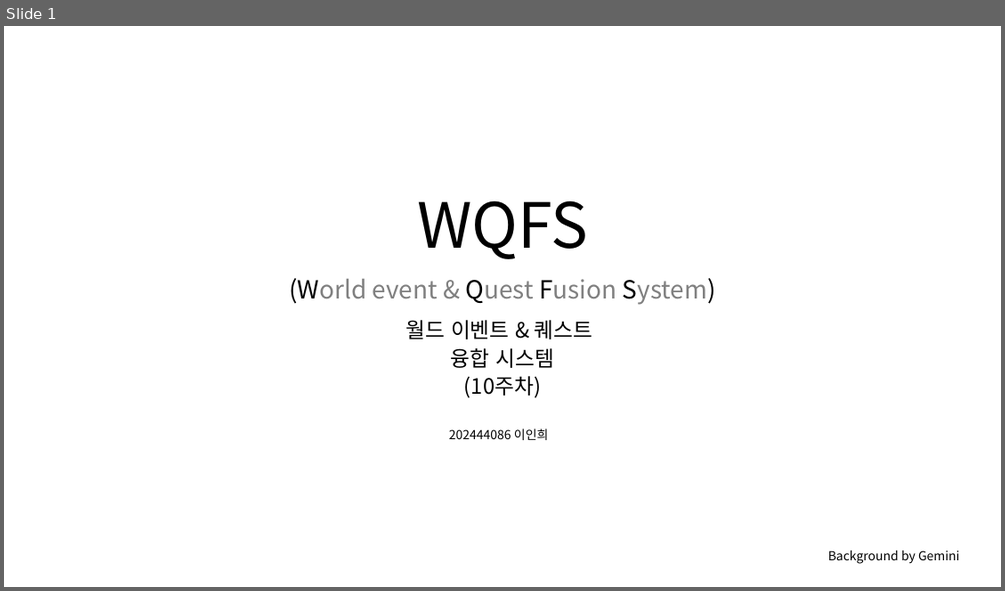
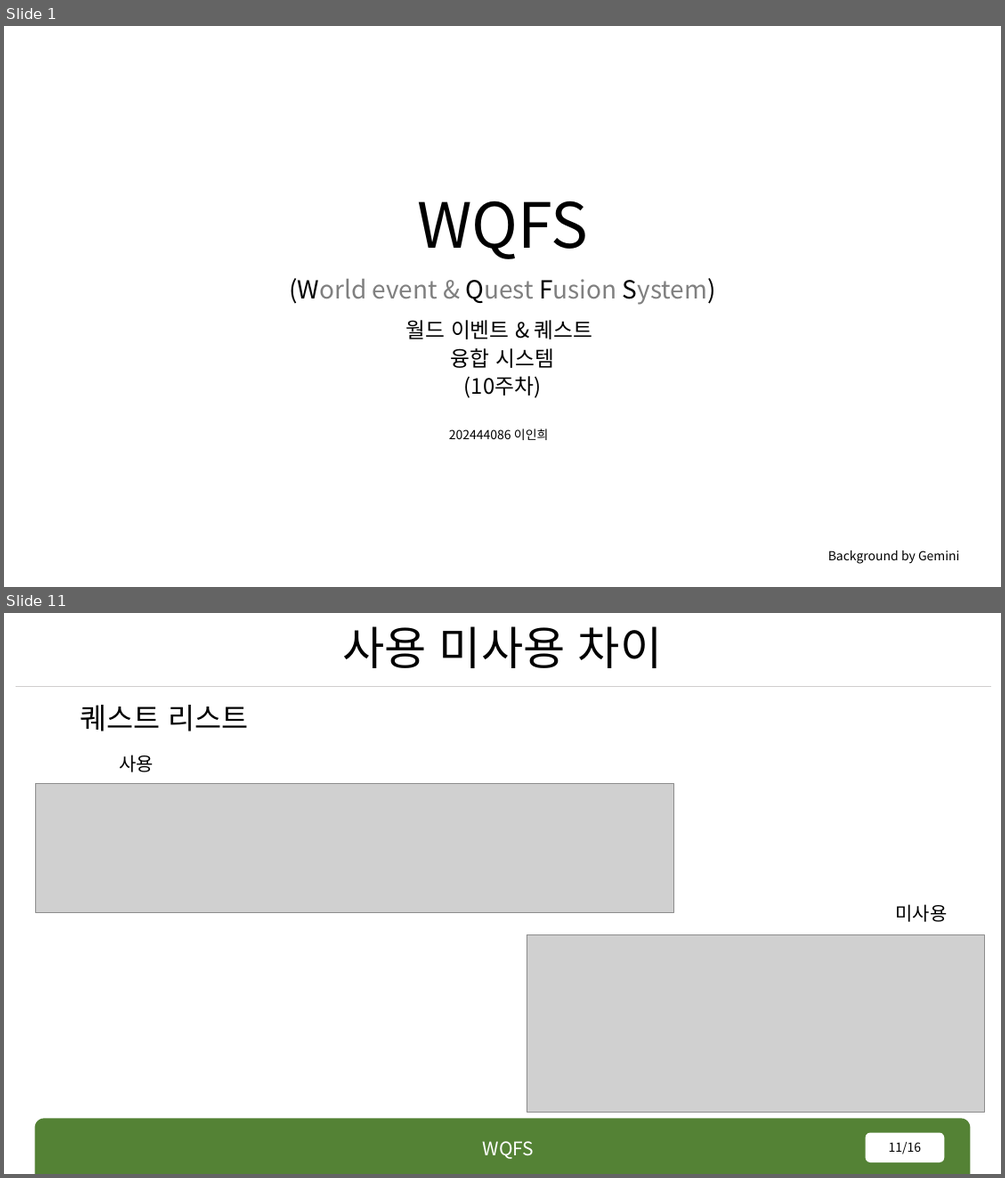
Before and after one commit to rennOobayashi/WQFS, a slide deck: WQFS.pptx. Shown one above the other, each under a label of ours: slide 1 before the commit, slides 1 and 11 after it; the slides between them are not shown. The pictures are 1005x591 and 1005x1178 pixels, drawn with LibreOffice and Linux fonts; fonts in the diff are those of the drawing; grey boxes stand for pictures; background and template pictures are left out. Boxes give left, top, right and bottom in pixels: in the first picture for what was removed or moved away, otherwise in the second. Text is boxed around its words. In the diff, an @@ line names an element or a change of style, - is before the commit and + after.

```diff
--- a/WQFS.pptx
+++ b/WQFS.pptx
@@ slide 11 added at (x1=4, y1=613, x2=1001, y2=1174), background #FFFFFF @@
@@ title added at (x1=342, y1=626, x2=662, y2=668), 44 pt, text #000000 @@
+사용 미사용 차이
@@ line added from (16, 686) to (992, 686), #D0CECE 0.5 pt @@
@@ text added at (x1=80, y1=705, x2=248, y2=731), 28 pt, text #000000 @@
+퀘스트 리스트
@@ text added at (x1=119, y1=755, x2=154, y2=772), 18 pt, text #000000 @@
+사용
@@ picture added at (x1=36, y1=784, x2=674, y2=912) @@
@@ text added at (x1=896, y1=904, x2=947, y2=922), 18 pt, text #000000 @@
+미사용
@@ picture added at (x1=526, y1=934, x2=985, y2=1111) @@
@@ round same rect added at (x1=34, y1=1119, x2=971, y2=1174), fill #548235 @@
@@ text added at (x1=483, y1=1141, x2=534, y2=1159), 18 pt, text #FFFFFF @@
+WQFS
@@ page number added at (x1=866, y1=1133, x2=945, y2=1163), fill #FFFFFF, 12 pt, text #000000 @@
+11/16
```
Also in this commit, not shown: 3 slides changed, 10 other slides added, 40 other files.
